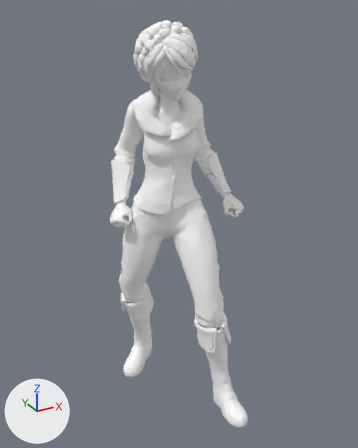
One commit to the glTF model assets/characters/npc_hunter.glb: the scene before it, then after it.
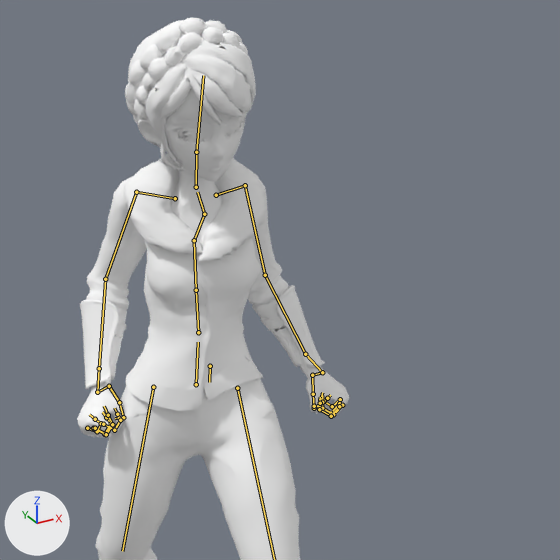
Old and new are each drawn whole from a 50 mm camera at (-0.901, -1.679, 1.663) aimed at (-0.003, -0.045, 0.847) and again close up on the part from 20% to 97% of the width and 3% to 64% of the height. Every picture has the same lights, and +X, +Y and +Z are marked at lower left. The older version's two pictures come first. Both versions are drawn at frame 0 of the action 'Idle'; the numbers are the values there. The bones that change, and the others that lie on the model, are drawn over the model as lines in the close-ups.

Objects in the first close-up: 'npc_hunter_f'.
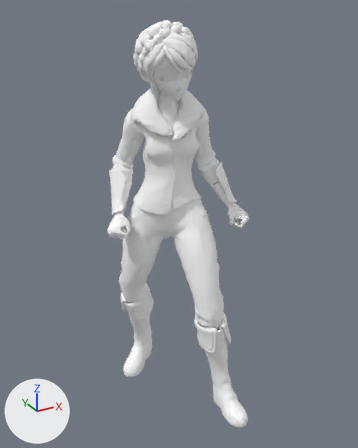
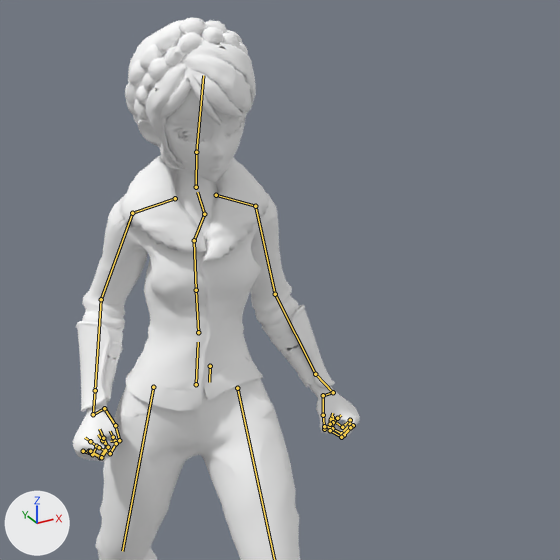
The change, as JSON lines over the scene's bpy script:
```json
{"block": "bone_bone_023", "where": "bone_bone_023 = bpy.data.objects['Armature'].pose.bones['Bone_023']  # child of 'Bone_002'"}
{"op": "set", "path": "bone_bone_023.rotation_quaternion", "old": "(-0.968, -0.149, -0.003, -0.2)", "new": "(-0.998, 0.033, -0.004, 0.049)", "note": "degrees (17, -3, 23) -> degrees (-4, 0, -6)"}
{"block": "bone_bone_022", "where": "bone_bone_022 = bpy.data.objects['Armature'].pose.bones['Bone_022']  # child of 'Bone_023'"}
{"op": "set", "path": "bone_bone_022.rotation_quaternion", "old": "(0.734, -0.615, 0.159, -0.241)", "new": "(0.821, -0.563, -0.008, 0.093)", "note": "degrees (-79, -4, -33) -> degrees (-68, 5, 9)"}
{"block": "bone_bone_021", "where": "bone_bone_021 = bpy.data.objects['Armature'].pose.bones['Bone_021']  # child of 'Bone_022'"}
{"op": "set", "path": "bone_bone_021.rotation_quaternion", "old": "(0.943, 0.123, 0.017, -0.309)", "new": "(0.941, 0.063, 0.017, -0.332)", "note": "degrees (13, 6, -36) -> degrees (6, 4, -39)"}
{"block": "bone_bone_020", "where": "bone_bone_020 = bpy.data.objects['Armature'].pose.bones['Bone_020']  # child of 'Bone_021'"}
{"op": "set", "path": "bone_bone_020.rotation_quaternion", "old": "(0.993, 0.101, 0.037, -0.057)", "new": "(0.984, 0.097, 0.128, -0.077)", "note": "degrees (11, 5, -6) -> degrees (10, 15, -8)"}
{"block": "bone_bone_028", "where": "bone_bone_028 = bpy.data.objects['Armature'].pose.bones['Bone_028']  # child of 'Bone_002'"}
{"op": "set", "path": "bone_bone_028.rotation_quaternion", "old": "(0.94, 0.168, 0.019, -0.296)", "new": "(0.999, -0.004, 0.029, -0.045)", "note": "degrees (18, 8, -34) -> degrees (-1, 3, -5)"}
{"block": "bone_bone_027", "where": "bone_bone_027 = bpy.data.objects['Armature'].pose.bones['Bone_027']  # child of 'Bone_028'"}
{"op": "set", "path": "bone_bone_027.rotation_quaternion", "old": "(0.752, -0.601, -0.172, 0.207)", "new": "(0.828, -0.546, -0.005, -0.129)", "note": "degrees (-77, -1, 31) -> degrees (-66, -9, -12)"}
{"block": "bone_bone_026", "where": "bone_bone_026 = bpy.data.objects['Armature'].pose.bones['Bone_026']  # child of 'Bone_027'"}
{"op": "set", "path": "bone_bone_026.rotation_quaternion", "old": "(0.881, 0.049, -0.118, 0.455)", "new": "(0.879, -0.037, -0.118, 0.461)", "note": "degrees (-1, -15, 55) -> degrees (-10, -10, 56)"}
{"block": "bone_bone_025", "where": "bone_bone_025 = bpy.data.objects['Armature'].pose.bones['Bone_025']  # child of 'Bone_026'"}
{"op": "set", "path": "bone_bone_025.rotation_quaternion", "old": "(0.986, 0.095, -0.036, 0.13)", "new": "(0.979, 0.082, -0.128, 0.138)", "note": "degrees (10, -6, 15) -> degrees (7, -16, 15)"}
```

Boxes [x1, y1, x2, y2] around the edits, measured in the close-ups (560 x 560 px):
```json
{"object": "npc_hunter_f", "change": "posed", "before": [77, 18, 349, 560], "after": [73, 18, 360, 560]}
{"bone": "Bone_023", "before": "(216, 195) to (245, 185)", "after": "(216, 195) to (255, 206)"}
{"bone": "Bone_022", "before": "(245, 185) to (265, 275)", "after": "(255, 206) to (275, 294)"}
{"bone": "Bone_021", "before": "(265, 275) to (305, 354)", "after": "(275, 294) to (315, 374)"}
{"bone": "Bone_020", "before": "(305, 354) to (322, 372)", "after": "(315, 374) to (333, 392)"}
{"bone": "Bone_028", "before": "(175, 198) to (136, 192)", "after": "(175, 198) to (132, 213)"}
{"bone": "Bone_027", "before": "(136, 192) to (105, 279)", "after": "(132, 213) to (101, 299)"}
{"bone": "Bone_026", "before": "(105, 279) to (99, 368)", "after": "(101, 299) to (95, 390)"}
{"bone": "Bone_025", "before": "(99, 368) to (97, 392)", "after": "(95, 390) to (93, 414)"}
```
